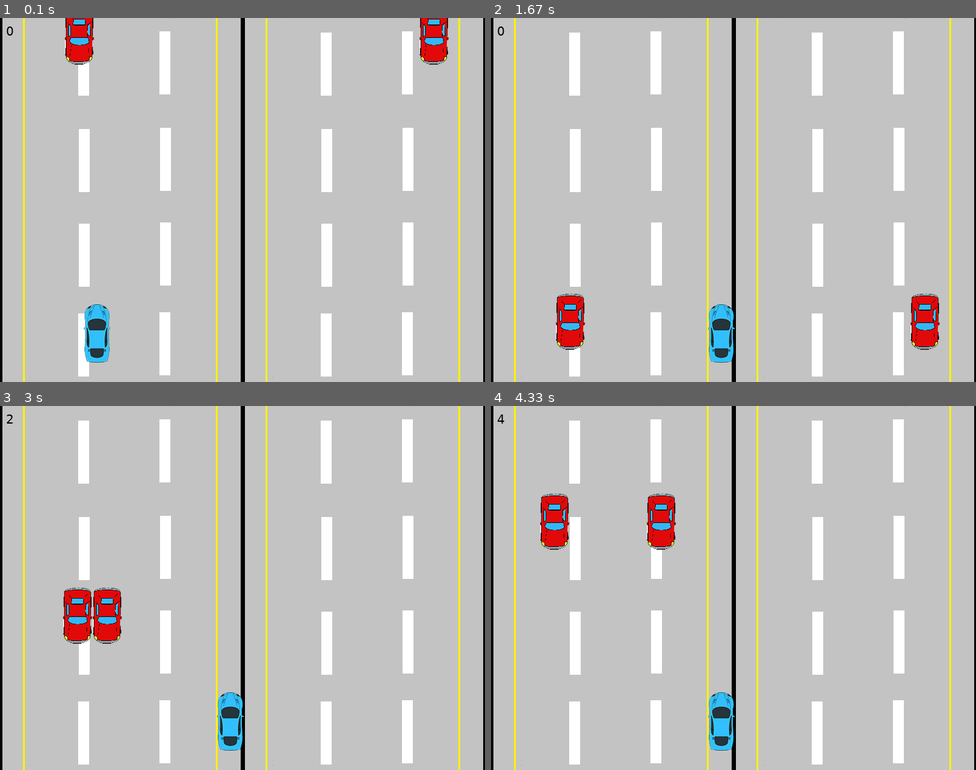
Above: before the commit, frames 1-4 (two rows, left to right).
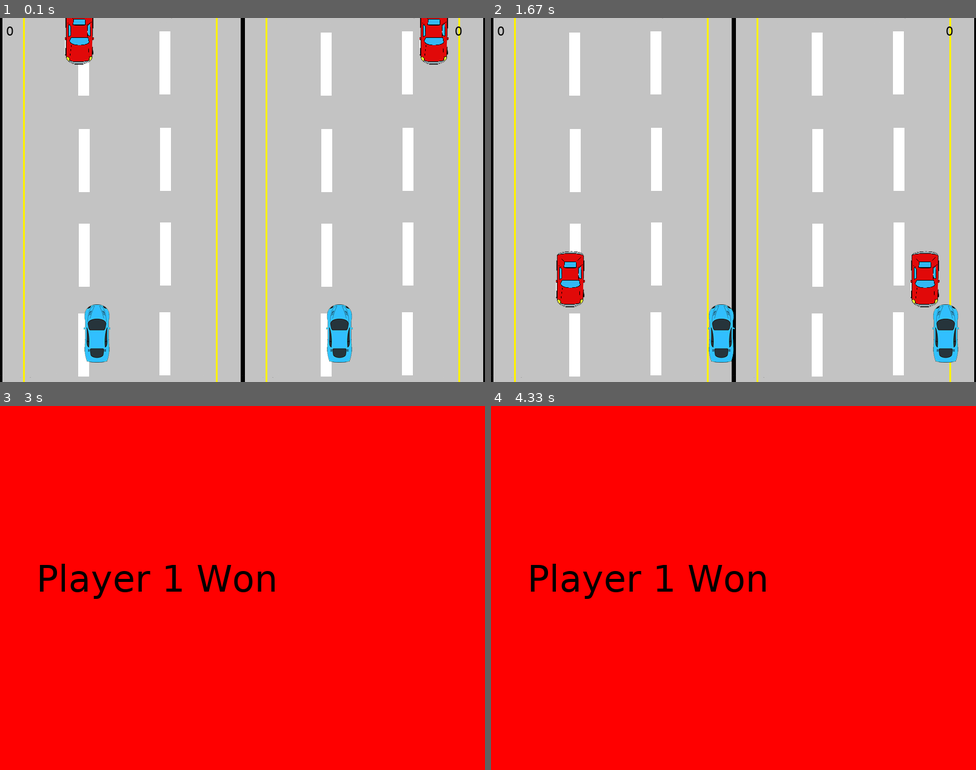
Above: after the commit, the same moments.

Repository: 123mjb/Python
Game: pygame game, started from Game.py
The game is run twice, just before and just after one commit, with the same random seed, the same clock (stepped at 60 frames per second) and the same inputs.
Inputs:
- Up to frame 1 (0.1 s): no input
- Up to frame 2 (1.67 s): hold D 0.33-0.8 s; hold D 0.83-1.3 s; hold Right 0.83-1.3 s; tap A at 1.33 s
- Up to frame 3 (3 s): no input
- Up to frame 4 (4.33 s): no input

The runs differ from the first frame. In frame 1, 0.8% of the frame differs, in the area x 67-96%, y 2-95%; in frame 2, 3.5%; in frame 3, 100%, in the area x 0-100%, y 0-100%; in frame 4, 100%.

Commit message:
Full 2 Player

Diff:
--- a/Game.py
+++ b/Game.py
@@ -21,12 +21,14 @@
 SCREEN_WIDTH = 400
 SCREEN_HEIGHT = 600
 SPEED = 5
-SCORE = 0
+SCORE_Player1 = 0
+SCORE_Player2 = 0
 
 #Setting up Fonts
 font = pygame.font.SysFont("Verdana", 60)
 font_small = pygame.font.SysFont("Verdana", 20)
-game_over = font.render("Game Over", True, BLACK)
+p1_win = font.render("Player 1 Won", True, BLACK)
+p2_win = font.render("Player 2 Won", True, BLACK)
 
 background = pygame.image.load("AnimatedStreet.png")
 
@@ -44,10 +46,10 @@
         self.rect.center = (random.randint(40,SCREEN_WIDTH-40), 0)
 
       def move(self):
-        global SCORE
+        global SCORE_Player1
         self.rect.move_ip(0,SPEED)
         if (self.rect.bottom > 600):
-            SCORE += 1
+            SCORE_Player1 += 1
             self.rect.top = 0
             self.rect.center = (random.randint(40, SCREEN_WIDTH - 40), 0)
 
@@ -56,15 +58,15 @@
         super().__init__()
         self.image = pygame.image.load("Enemy.png")
         self.rect = self.image.get_rect()
-        self.rect.center = (random.randint(SCREEN_WIDTH + 40,2 * SCREEN_WIDTH-40), 0)
+        self.rect.center = (random.randint(SCREEN_WIDTH + 40,800-40), 0)
 
       def move(self):
-        global SCORE
+        global SCORE_Player2
         self.rect.move_ip(0,SPEED)
         if (self.rect.bottom > 600):
-            SCORE += 1
+            SCORE_Player2 += 1
             self.rect.top = 0
-            self.rect.center = (random.randint(40, SCREEN_WIDTH - 40), 0)
+            self.rect.center = (random.randint(SCREEN_WIDTH+40, 800 - 40), 0)
 class Player(pygame.sprite.Sprite):
     def __init__(self):
         super().__init__()
@@ -81,10 +83,27 @@
         if self.rect.right < SCREEN_WIDTH:
               if pressed_keys[K_RIGHT]:
                   self.rect.move_ip(10, 0)
+class Player2(pygame.sprite.Sprite):
+    def __init__(self):
+        super().__init__()
+        self.image = pygame.image.load("Player.png")
+        self.rect = self.image.get_rect()
+        self.rect.center = (560, 520)
+
+    def move(self):
+        pressed_keys = pygame.key.get_pressed()
+
+        if self.rect.left > SCREEN_WIDTH:
+              if pressed_keys[K_a]:
+                  self.rect.move_ip(-10, 0)
+        if self.rect.right < 2 * SCREEN_WIDTH:
+              if pressed_keys[K_d]:
+                  self.rect.move_ip(10, 0)
 
 
 #Setting up Sprites
 P1 = Player()
+P2 = Player2()
 E1 = Enemy()
 E2 = Enemy2()
 
@@ -94,6 +113,7 @@
 enemies.add(E2)
 all_sprites = pygame.sprite.Group()
 all_sprites.add(P1)
+all_sprites.add(P2)
 all_sprites.add(E1)
 all_sprites.add(E2)
 
@@ -115,8 +135,10 @@
 
     DISPLAYSURF.blit(background, (0,0))
     DISPLAYSURF.blit(background, (400,0))
-    scores = font_small.render(str(SCORE), True, BLACK)
-    DISPLAYSURF.blit(scores, (10,10))
+    scores_player1 = font_small.render(str(SCORE_Player1), True, BLACK)
+    DISPLAYSURF.blit(scores_player1, (10,10))
+    scores_player2 = font_small.render(str(SCORE_Player1), True, BLACK)
+    DISPLAYSURF.blit(scores_player2, (750,10))
 
     #Moves and Re-draws all Sprites
     for entity in all_sprites:
@@ -130,7 +152,20 @@
           time.sleep(1)
 
           DISPLAYSURF.fill(RED)
-          DISPLAYSURF.blit(game_over, (30,250))
+          DISPLAYSURF.blit(p2_win, (60,250))
+
+          pygame.display.update()
+          for entity in all_sprites:
+                entity.kill()
+          time.sleep(2)
+          pygame.quit()
+          sys.exit()
+    if pygame.sprite.spritecollideany(P2, enemies):
+          pygame.mixer.Sound('crash.wav').play()
+          time.sleep(1)
+
+          DISPLAYSURF.fill(RED)
+          DISPLAYSURF.blit(p1_win, (60,250))
 
           pygame.display.update()
           for entity in all_sprites:
